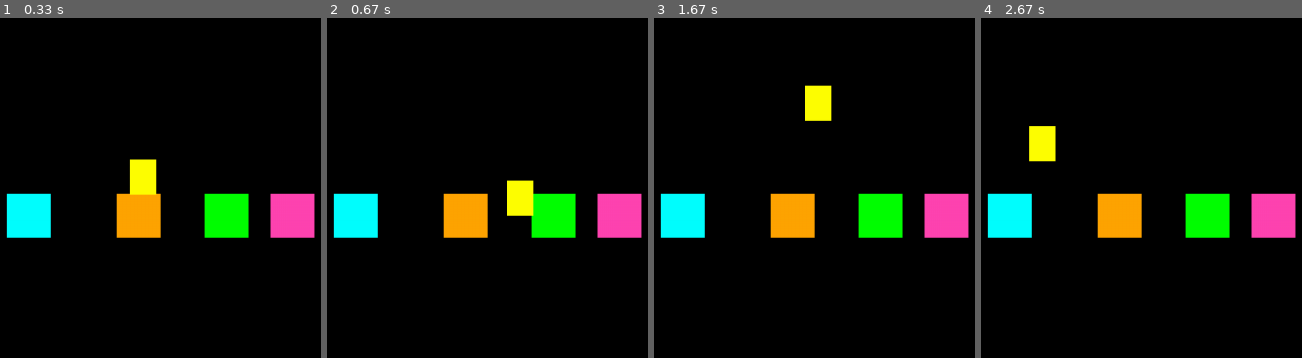
Above: before the commit, frames 1-4 (left to right).
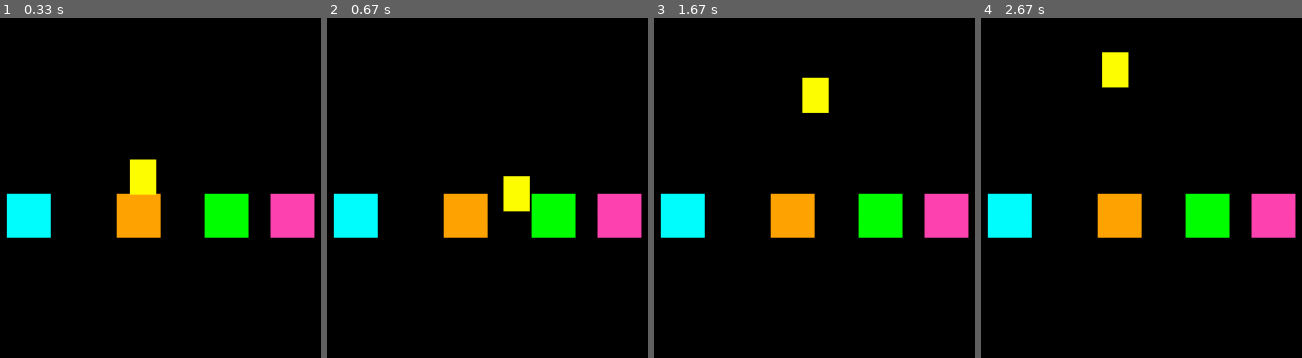
Above: after the commit, the same moments.

Repository: fischermoseley/HackMIT_StickyNoteAR
Game: pygame game, started from StickyAR/launch_game.py
Same seed, same stepped clock (60 frames per second), same inputs: the game is played once before the commit and once after it.
Inputs:
- Up to frame 1 (0.33 s): no input
- Up to frame 2 (0.67 s): hold U from 0.33 s (still down); hold Right from 0.33 s (still down)
- Up to frame 3 (1.67 s): release U at 0.8 s; release Right at 0.8 s; hold Right 0.83-1.3 s; hold Right from 1.33 s (still down); tap Space at 1.4 s
- Up to frame 4 (2.67 s): tap Space at 1.7, 1.9, 2.2, 2.47 s; release Right at 1.8 s; hold Left 1.83-2.37 s; hold Left from 2.4 s (still down); tap U at 2.55 s

Frame 1 is identical in both runs. In frame 2, 0.5% of the frame differs, in the area x 54-65%, y 46-59%; in frame 3, 0.6%; in frame 4, 1.8%, in the area x 14-47%, y 10-43%.

Commit message:
add fully fledged menu, escape function, ,and re-draw:

Diff:
--- a/StickyAR/Platform.py
+++ b/StickyAR/Platform.py
@@ -1,7 +1,7 @@
 import pygame as pg
 import thorpy
 from StickyJump import *
-from launch_game import *
+# from stickys import updateSticky, clearSticky, calibrate, uncalibrate
 from settings import *
 
 # pg.init()
@@ -45,6 +45,18 @@
 
 # pg.quit()
 
+def init_game():
+    #currentState = updateSticky()
+    currentState = None
+    print("attempt at retrieving currentState")
+    print(currentState)
+    print("launching game")
+    g = StickyJump(currentState)
+    g.show_start_screen()
+    while g.running:
+        g.new()
+        g.show_go_screen()
+
 if __name__ == "__main__":
     app = thorpy.Application((WIDTH,HEIGHT))
     thorpy.set_theme("human")
@@ -62,7 +74,7 @@
     quit_image = "Credits.png"
     quit_image_hover = "CreditsHover.png"
     e_play = thorpy.make_image_button(sticky_jump_image,sticky_jump_image_hover,sticky_jump_image_hover)
-    e_play.user_func = play
+    e_play.user_func = init_game
     e_play_2 = thorpy.make_image_button(sticky_jam_image,sticky_jam_image,sticky_jam_image)
     e_quit = thorpy.make_image_button(quit_image,quit_image_hover,quit_image_hover)
     e_quit.user_func = thorpy.functions.quit_menu_func
--- a/StickyAR/StickyJump.py
+++ b/StickyAR/StickyJump.py
@@ -1,6 +1,8 @@
 import pygame as pg
 import random
 from settings import *
+# from stickys import updateSticky, clearSticky, calibrate, uncalibrate
+
 from sprites import *
 from time import sleep
 
@@ -71,6 +73,8 @@
             self.events()
             self.update()
             self.draw()
+        if not self.playing:
+            pg.QUIT()
 
     def update(self):
         # Game Loop - Update
@@ -93,6 +97,18 @@
         self.player = Player(self, spawn_location[0], spawn_location[1])
         self.all_sprites.add(self.player)
 
+    def resticky(self):
+        print("restickying!")
+        self.new()
+
+        #extraneous for now
+        delay = 250 # 500ms = 0.5s
+
+        current_time = pg.time.get_ticks()
+        change_time = current_time + delay
+        show = True
+
+
     def events(self):
         # Game Loop - events
         for event in pg.event.get():
@@ -108,6 +124,10 @@
                     self.running = False
                 if event.key == pg.K_SPACE:
                     self.player.jump()
+                if event.key == pg.K_u:
+                    self.resticky()
+
+
 
     def draw(self):
         # Game Loop - draw
